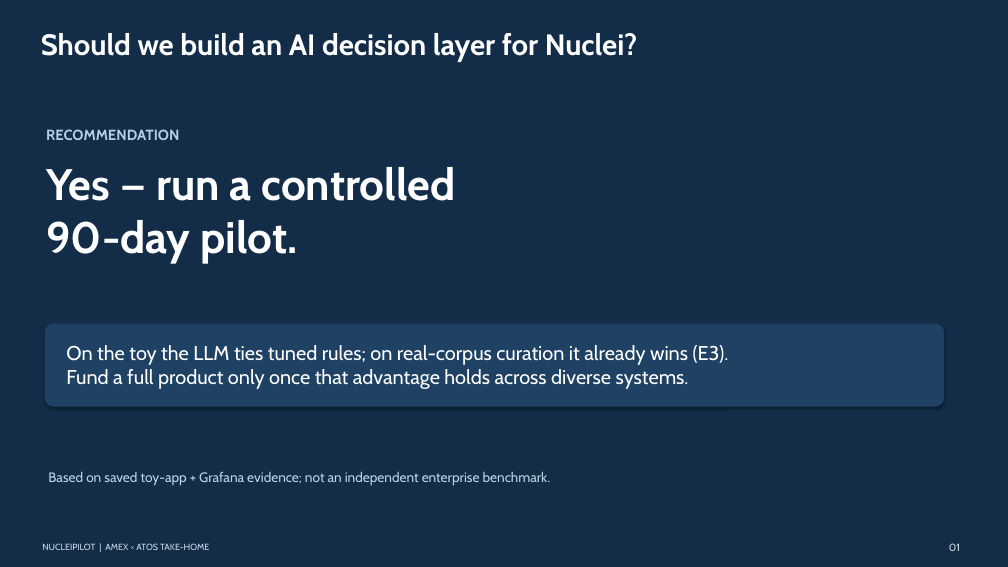
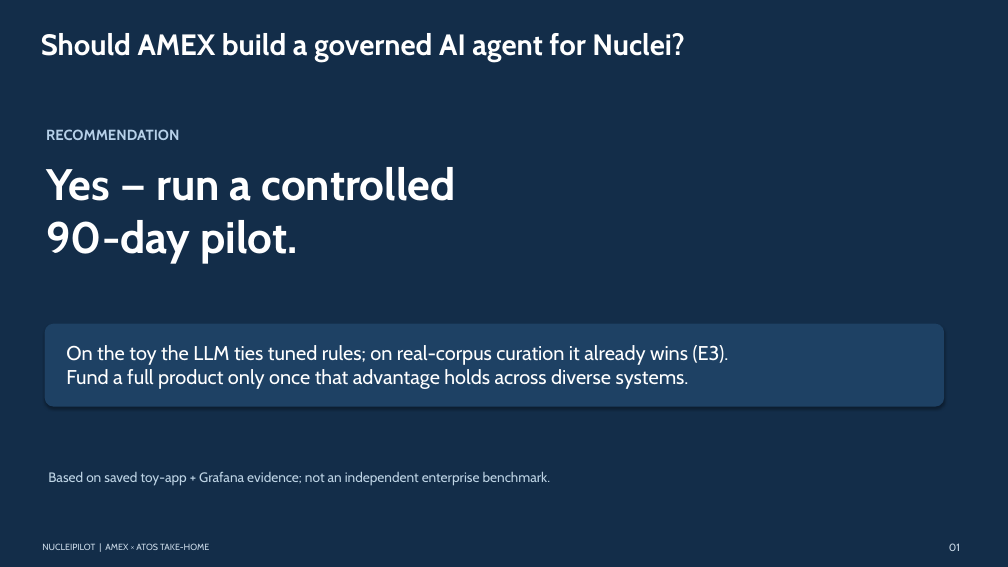
Before and after one commit to Acharya320/NucleiPilot, a slide deck: slide 1 of presentation/AXP_Executive_Deck.pptx. Drawn at 1008x567 pixels with LibreOffice and Linux fonts; fonts in the diff are those of the drawing. Boxes give left, top, right and bottom in pixels: in the first picture for what was removed or moved away, otherwise in the second. Text is boxed around its words. In the diff, an @@ line names an element or a change of style, - is before the commit and + after.

```diff
--- a/presentation/AXP_Executive_Deck.pptx
+++ b/presentation/AXP_Executive_Deck.pptx
@@ text at (41,33,684,63): text changed @@
-Should we build an AI decision layer for Nuclei?
+Should AMEX build a governed AI agent for Nuclei?
```
Also in this commit, not shown: 2 other files.
